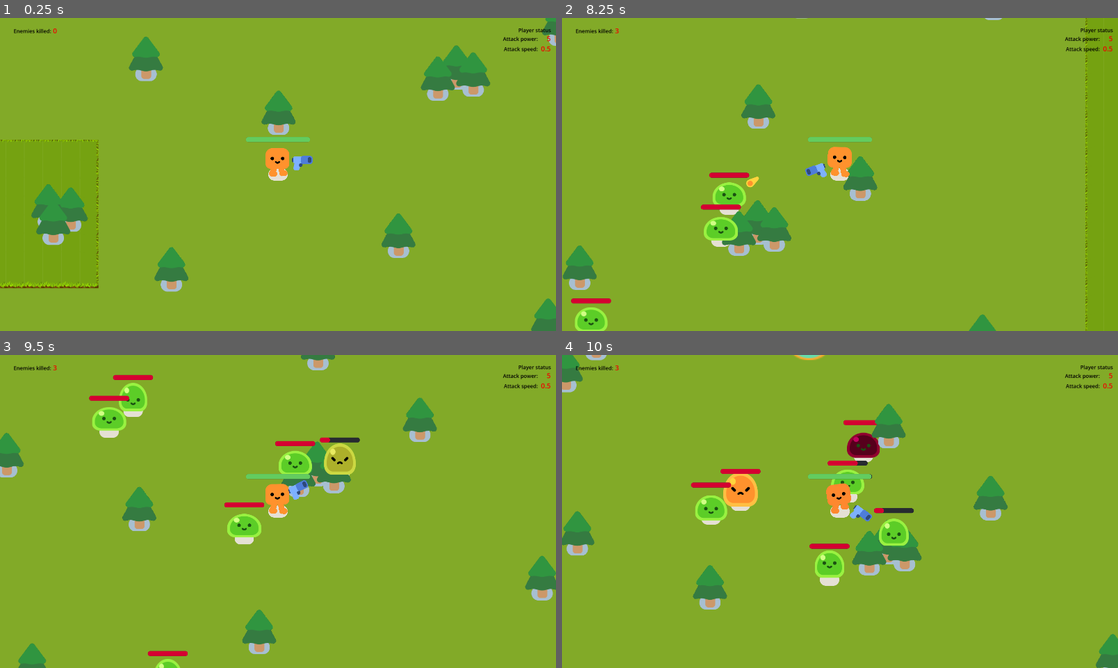
Above: before the commit, frames 1-4 (two rows, left to right).
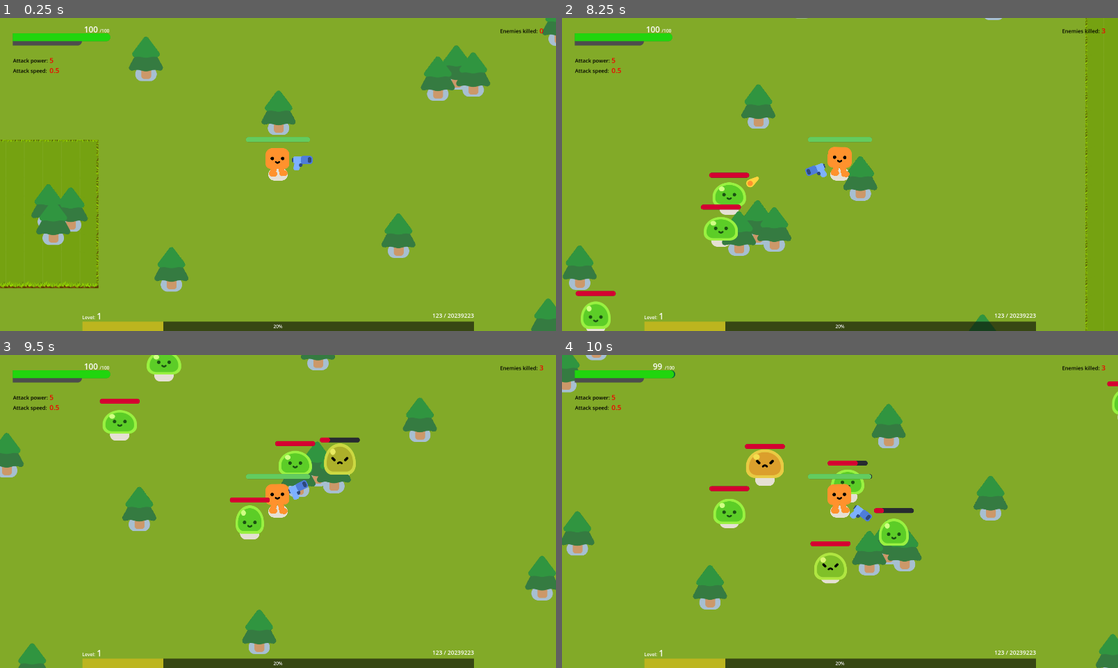
Above: after the commit, the same moments.

Repository: matheus97sm/survivor_game
Game: Godot game, scene res://survivors_game.tscn
Two runs of this game, one before a commit and one after it. Both use one fixed random seed, a clock stepped at 60 frames per second and the inputs below.
Inputs:
- Up to frame 1 (0.25 s): no input
- Up to frame 2 (8.25 s): tap Enter at 0.5 s; hold D (move_right) 0.53-1.28 s; hold S (move_down) 1.28-2.03 s; hold D (move_right) 2.03-2.78 s; hold W (move_up) 2.78-3.53 s; hold A (move_left) 3.53-5.03 s; hold S (move_down) 5.03-5.78 s; hold D (move_right) 5.78-6.53 s; hold W (move_up) 6.53-7.28 s; hold D (move_right) 7.28-8.03 s; hold S (move_down) from 8.03 s (still down)
- Up to frame 3 (9.5 s): release S (move_down) at 8.78 s; hold A (move_left) from 8.78 s (still down)
- Up to frame 4 (10 s): release A (move_left) at 9.53 s; hold W (move_up) from 9.53 s (still down)

The runs differ from the first frame. In frame 1, 3.3% of the frame differs, in the area x 2-100%, y 2-100%; in frame 2, 3.9%; in frame 3, 5.8%; in frame 4, 6.8%, in the area x 2-100%, y 0-100%.

Commit message:
a lot of new improvements

Diff:
--- a/mobs/big_mob.gd
+++ b/mobs/big_mob.gd
@@ -1,16 +1,19 @@
 extends CharacterBody2D
 
 @onready var player = get_node("/root/Game/Player")
-const MOB_SPEED = 220.0
-const MOB_DAMAGE = 5.0
+var mob_speed = 220.0
+var mob_damage = 5.0
 var health = 50.0
+var max_health = 50.0
 
 func _ready() -> void:
 	%Slime.play_walk()
+	%MobHealthBar.max_value = max_health
+	%MobHealthBar.value = health
 
 func _physics_process(delta: float) -> void:
 	var direction = global_position.direction_to(player.global_position)
-	velocity = direction * MOB_SPEED
+	velocity = direction * mob_speed
 	move_and_slide()
 
 func take_damage(damage_value: float) -> void:
@@ -35,3 +38,13 @@
 		var parent = get_parent()
 		if parent.has_method("updateMobsKilled"):
 			parent.updateMobsKilled()
+
+func buff_mob(buff_nivel: int):
+	var health_buff = buff_nivel * 10
+	var damage_buff = buff_nivel * 3
+	var speed_buff = buff_nivel * 2
+
+	max_health += health_buff
+	health += health_buff
+	mob_damage += damage_buff
+	mob_speed += speed_buff
--- a/mobs/fast_mob.gd
+++ b/mobs/fast_mob.gd
@@ -1,16 +1,19 @@
 extends CharacterBody2D
 
 @onready var player = get_node("/root/Game/Player")
-const MOB_SPEED = 400.0
-const MOB_DAMAGE = 2.0
+var mob_speed = 400.0
+var mob_damage = 2.0
 var health = 15.0
+var max_health = 15.0
 
 func _ready() -> void:
 	%FastSlime.play_walk()
+	%MobHealthBar.max_value = max_health
+	%MobHealthBar.value = health
 
 func _physics_process(delta: float) -> void:
 	var direction = global_position.direction_to(player.global_position)
-	velocity = direction * MOB_SPEED
+	velocity = direction * mob_speed
 	move_and_slide()
 
 func take_damage(damage_value: float) -> void:
@@ -35,3 +38,13 @@
 		var parent = get_parent()
 		if parent.has_method("updateMobsKilled"):
 			parent.updateMobsKilled()
+
+func buff_mob(buff_nivel: int):
+	var health_buff = buff_nivel * 3
+	var damage_buff = buff_nivel * 1
+	var speed_buff = buff_nivel * 6
+
+	max_health += health_buff
+	health += health_buff
+	mob_damage += damage_buff
+	mob_speed += speed_buff
--- a/mobs/mob.gd
+++ b/mobs/mob.gd
@@ -2,11 +2,14 @@
 
 @onready var player = get_node("/root/Game/Player")
 const MOB_SPEED = 280.0
-const MOB_DAMAGE = 3.0
+var mob_damage = 3.0
 var health = 20.0
+var max_health = 20.0
 
 func _ready() -> void:
 	%Slime.play_walk()
+	%MobHealthBar.max_value = max_health
+	%MobHealthBar.value = health
 
 func _physics_process(delta: float) -> void:
 	var direction = global_position.direction_to(player.global_position)
@@ -35,3 +38,12 @@
 		var parent = get_parent()
 		if parent.has_method("updateMobsKilled"):
 			parent.updateMobsKilled()
+
+
+func buff_mob(buff_nivel: int):
+	var health_buff = buff_nivel * 4
+	var damage_buff = buff_nivel * 2
+
+	max_health += health_buff
+	health += health_buff
+	mob_damage += damage_buff
--- a/player.gd
+++ b/player.gd
@@ -15,7 +15,7 @@
 	var overlapping_mobs = %HurtBox.get_overlapping_bodies()
 	if overlapping_mobs.size() > 0:
 		for mob in overlapping_mobs:
-			take_damage(mob.MOB_DAMAGE * delta)
+			take_damage(mob.mob_damage * delta)
 		return
 
 	if velocity.length() > 0.0:
@@ -44,6 +44,7 @@
 
 func restore_life():
 	var new_health = health + round(max_health * 0.25)
+	upgrade_sound()
 
 	if new_health < max_health:
 		health = new_health
@@ -52,7 +53,6 @@
 
 	health = max_health
 	update_health_bar()
-	upgrade_sound()
 
 
 func upgrade_life():
@@ -64,6 +64,7 @@
 func update_health_bar():
 	%ProgressBar.value = health
 	%ProgressBar.max_value = max_health
+	get_parent().update_health_indicators(health, max_health)
 
 
 func upgrade_sound():
--- a/survivors_game.gd
+++ b/survivors_game.gd
@@ -9,67 +9,43 @@
 const MAXIMUM_MOB_SPAWN_WAIT_TIME = 0.15
 const MINIMUM_FAST_MOB_SPAWN_WAIT_TIME = 3
 var mobs_killed = 0
+var round = 0
 
 func spawn_mob():
 	var new_mob = preload("res://mobs/mob.tscn").instantiate()
 	var generated_spawn_position = generate_spawn_position(%MobSpawnFollowPath)
 	new_mob.global_position = generated_spawn_position
+	new_mob.buff_mob(round)
 	add_child(new_mob)
 
 
-func generate_spawn_position(follow_path: PathFollow2D):
-	var spawn_position = Vector2(0.0, 0.0)
-	var created_clean_spawn = false
-	var dead_areas = %DeadArea.get_children()
-
-
-	while not created_clean_spawn:
-		%MobSpawnFollowPath.progress_ratio = randf()
-		var is_inside_dead_area = false
-
-		for dead_area in dead_areas:
-			var dead_area_position = dead_area.global_position
-			var dead_area_size = dead_area.shape.size
-			var dead_area_final_position = dead_area_position + dead_area_size
-			var mob_is_inside_x = %MobSpawnFollowPath.global_position.x > dead_area_position.x && %MobSpawnFollowPath.global_position.x < dead_area_final_position.x
-			var mob_is_inside_y = %MobSpawnFollowPath.global_position.y > dead_area_position.y && %MobSpawnFollowPath.global_position.y < dead_area_final_position.y
-
-			if mob_is_inside_x && mob_is_inside_y:
-				is_inside_dead_area = true
-
-		if not is_inside_dead_area:
-			spawn_position = %MobSpawnFollowPath.global_position
-			created_clean_spawn = true
-
-
-	return spawn_position
-
 func spawn_fast_mob():
 	var new_mob = preload("res://mobs/fast_mob.tscn").instantiate()
-	%MobSpawnFollowPath.progress_ratio = randf()
-	new_mob.global_position = %MobSpawnFollowPath.global_position
+	var generated_spawn_position = generate_spawn_position(%MobSpawnFollowPath)
+	new_mob.global_position = generated_spawn_position
+	new_mob.buff_mob(round)
 	add_child(new_mob)
 
 
 func spawn_big_mob():
 	var new_mob = preload("res://mobs/big_mob.tscn").instantiate()
-	%MobSpawnFollowPath.progress_ratio = randf()
-	new_mob.global_position = %MobSpawnFollowPath.global_position
+	var generated_spawn_position = generate_spawn_position(%MobSpawnFollowPath)
+	new_mob.global_position = generated_spawn_position
 	add_child(new_mob)
 
 
 func spawn_upgrades():
 	var random_upgrade = [new_damage_upgrade, new_speed_upgrade, new_shuriken_upgrade].pick_random()
 	var upgrade = random_upgrade.instantiate()
-	%UpgradeSpawnFollowPath.progress_ratio = randf()
-	upgrade.global_position = %UpgradeSpawnFollowPath.global_position
+	var generated_spawn_position = generate_spawn_position(%UpgradeSpawnFollowPath)
+	upgrade.global_position = generated_spawn_position
 	add_child(upgrade)
 
 func spawn_life_upgrades():
 	var random_upgrade = [new_life_restore, new_life_upgrade].pick_random()
 	var upgrade = random_upgrade.instantiate()
-	%UpgradeSpawnFollowPath.progress_ratio = randf()
-	upgrade.global_position = %UpgradeSpawnFollowPath.global_position
+	var generated_spawn_position = generate_spawn_position(%UpgradeSpawnFollowPath)
+	upgrade.global_position = generated_spawn_position
 	add_child(upgrade)
 
 
@@ -100,6 +76,10 @@
 	%SpawnMobTimer.wait_time = MAXIMUM_MOB_SPAWN_WAIT_TIME
 
 
+func _on_increase_round_timeout() -> void:
+	round += 1
+
+
 func _on_player_game_over() -> void:
 	%GameOverScreen.visible = true
 	get_tree().paused = true
@@ -110,7 +90,44 @@
 	%EnemiesKilledCounter.text = str(mobs_killed)
 
 
+func update_health_indicators(health: float, max_health: float):
+	var utils = Utils.new()
+	var new_health_bar_size = 337 + (max_health / 100) * 10
+
+	%HealthBar.value = health
+	%HealthLabel.text = str(round(health))
+
+	%HealthBar.max_value = max_health
+	%HealthBar.size = Vector2(new_health_bar_size, %HealthBar.size.y)
+	%MaxHealthLabel.text = str("/", max_health)
+
 func _on_restart_game_button_button_down() -> void:
 	%GameOverScreen.visible = false
 	get_tree().paused = false
 	get_tree().reload_current_scene()
+
+
+# UTILS
+
+func generate_spawn_position(follow_path: PathFollow2D):
+	var spawn_position
+	var dead_areas = %DeadArea.get_children()
+
+	%MobSpawnFollowPath.progress_ratio = randf()
+	var is_inside_dead_area = false
+
+	for dead_area in dead_areas:
+		var dead_area_position = dead_area.global_position - dead_area.shape.size / 2
+		var dead_area_size = dead_area.shape.size
+		var dead_area_final_position = dead_area_position + dead_area_size
+		var mob_is_inside_x = %MobSpawnFollowPath.global_position.x > dead_area_position.x && %MobSpawnFollowPath.global_position.x < dead_area_final_position.x
+		var mob_is_inside_y = %MobSpawnFollowPath.global_position.y > dead_area_position.y && %MobSpawnFollowPath.global_position.y < dead_area_final_position.y
+
+		if mob_is_inside_x && mob_is_inside_y:
+			is_inside_dead_area = true
+
+	if is_inside_dead_area == true:
+		return generate_spawn_position(follow_path)
+
+	spawn_position = %MobSpawnFollowPath.global_position
+	return spawn_position
--- a/survivors_game.tscn
+++ b/survivors_game.tscn
@@ -1,9 +1,10 @@
-[gd_scene load_steps=17 format=4 uid="uid://cuedqrsns7ts8"]
+[gd_scene load_steps=27 format=4 uid="uid://cuedqrsns7ts8"]
 
 [ext_resource type="PackedScene" uid="uid://rwyfr67y1uc0" path="res://player.tscn" id="1_o3f5r"]
 [ext_resource type="Script" path="res://survivors_game.gd" id="1_w7nd4"]
 [ext_resource type="Texture2D" uid="uid://byqdr576ckmao" path="res://tiles/tilesets.png" id="2_ann6b"]
 [ext_resource type="PackedScene" uid="uid://d2q0nb2qn06qo" path="res://pine_tree.tscn" id="2_m8cib"]
+[ext_resource type="AudioStream" uid="uid://g8m813o31n2i" path="res://sounds/background_music.mp3" id="5_4gw10"]
 
 [sub_resource type="TileSetAtlasSource" id="TileSetAtlasSource_lwo2h"]
 texture = ExtResource("2_ann6b")
@@ -55,15 +56,44 @@
 font_size = 24
 font_color = Color(0.945098, 0, 0, 1)
 
+[sub_resource type="StyleBoxFlat" id="StyleBoxFlat_2ow71"]
+bg_color = Color(0, 0.409861, 0.226881, 1)
+corner_radius_top_right = 20
+corner_radius_bottom_right = 20
+
+[sub_resource type="StyleBoxFlat" id="StyleBoxFlat_n77v6"]
+bg_color = Color(0.129412, 0.835294, 0.054902, 1)
+corner_radius_top_right = 20
+corner_radius_bottom_right = 20
+
+[sub_resource type="LabelSettings" id="LabelSettings_4ch8p"]
+font_size = 28
+
+[sub_resource type="StyleBoxFlat" id="StyleBoxFlat_b502r"]
+bg_color = Color(0.303233, 0.303233, 0.303233, 1)
+corner_radius_bottom_right = 20
+
+[sub_resource type="StyleBoxFlat" id="StyleBoxFlat_r5fyu"]
+bg_color = Color(1.82897e-06, 0.678857, 0.738425, 1)
+
+[sub_resource type="StyleBoxFlat" id="StyleBoxFlat_q5iqk"]
+bg_color = Color(0.0196078, 0.0196078, 0.0196078, 0.6)
+
+[sub_resource type="StyleBoxFlat" id="StyleBoxFlat_amhcl"]
+bg_color = Color(0.736291, 0.709431, 0.122792, 1)
+
+[sub_resource type="LabelSettings" id="LabelSettings_7falc"]
+font_size = 30
+
+[sub_resource type="LabelSettings" id="LabelSettings_utcco"]
+font_size = 20
+
 [sub_resource type="StyleBoxFlat" id="StyleBoxFlat_6x11f"]
 bg_color = Color(0.292808, 0.603911, 0.280455, 1)
 
 [sub_resource type="RectangleShape2D" id="RectangleShape2D_101n5"]
 size = Vector2(763, 707.5)
 
-[sub_resource type="RectangleShape2D" id="RectangleShape2D_g8cdn"]
-size = Vector2(543.898, 188.674)
-
 [sub_resource type="RectangleShape2D" id="RectangleShape2D_5ehaa"]
 size = Vector2(2040, 5056)
 
@@ -72,6 +102,9 @@
 
 [sub_resource type="RectangleShape2D" id="RectangleShape2D_tqdl0"]
 size = Vector2(1657, 5395)
+
+[sub_resource type="RectangleShape2D" id="RectangleShape2D_v7w81"]
+size = Vector2(4684, 1341)
 
 [node name="Game" type="Node2D"]
 y_sort_enabled = true
@@ -219,28 +252,34 @@
 [node name="PineTree34" parent="Trees" instance=ExtResource("2_m8cib")]
 position = Vector2(1779, 1541)
 
-[node name="SpawnMobTimer" type="Timer" parent="."]
-unique_name_in_owner = true
-autostart = true
-
-[node name="SpawnFastMobTimer" type="Timer" parent="."]
+[node name="Timers" type="Node2D" parent="."]
+
+[node name="SpawnMobTimer" type="Timer" parent="Timers"]
+unique_name_in_owner = true
+autostart = true
+
+[node name="SpawnFastMobTimer" type="Timer" parent="Timers"]
 wait_time = 8.0
 autostart = true
 
-[node name="SpawnBigMobTimer" type="Timer" parent="."]
+[node name="SpawnBigMobTimer" type="Timer" parent="Timers"]
+wait_time = 13.0
+autostart = true
+
+[node name="SpawnUpgradeTimer" type="Timer" parent="Timers"]
+wait_time = 10.0
+autostart = true
+
+[node name="SpawnLifeUpgradeTimer" type="Timer" parent="Timers"]
+wait_time = 30.0
+autostart = true
+
+[node name="IncreaseMobSpawnRatio" type="Timer" parent="Timers"]
 wait_time = 15.0
 autostart = true
 
-[node name="SpawnUpgradeTimer" type="Timer" parent="."]
-wait_time = 10.0
-autostart = true
-
-[node name="SpawnLifeUpgradeTimer" type="Timer" parent="."]
-wait_time = 30.0
-autostart = true
-
-[node name="IncreaseMobSpawnRatio" type="Timer" parent="."]
-wait_time = 15.0
+[node name="IncreaseRound" type="Timer" parent="Timers"]
+wait_time = 40.0
 autostart = true
 
 [node name="UI" type="CanvasLayer" parent="."]
@@ -255,9 +294,9 @@
 
 [node name="EnemiesKilledLabel" type="Label" parent="UI/ColorRect"]
 layout_mode = 0
-offset_left = 47.0
+offset_left = 1727.0
 offset_top = 32.0
-offset_right = 177.0
+offset_right = 1857.0
 offset_bottom = 58.0
 text = "Enemies killed:"
 label_settings = SubResource("LabelSettings_8cebq")
@@ -265,60 +304,133 @@
 [node name="EnemiesKilledCounter" type="Label" parent="UI/ColorRect"]
 unique_name_in_owner = true
 layout_mode = 0
-offset_left = 183.0
+offset_left = 1863.0
 offset_top = 27.0
-offset_right = 223.0
+offset_right = 1903.0
 offset_bottom = 61.0
 text = "0"
 label_settings = SubResource("LabelSettings_7o7s0")
 
-[node name="PlayerStatusLabel" type="Label" parent="UI/ColorRect"]
-layout_mode = 0
-offset_left = 1790.0
-offset_top = 29.0
-offset_right = 1920.0
-offset_bottom = 55.0
-text = "Player status"
-label_settings = SubResource("LabelSettings_8cebq")
-
 [node name="AttackPowerLabel" type="Label" parent="UI/ColorRect"]
 layout_mode = 0
-offset_left = 1728.0
-offset_top = 59.0
-offset_right = 1858.0
-offset_bottom = 85.0
+offset_left = 45.0
+offset_top = 134.0
+offset_right = 175.0
+offset_bottom = 160.0
 text = "Attack power:"
 label_settings = SubResource("LabelSettings_8cebq")
-horizontal_alignment = 2
 
 [node name="AttackPowerValueLabel" type="Label" parent="UI/ColorRect"]
 layout_mode = 0
-offset_left = 1862.0
-offset_top = 54.0
-offset_right = 1902.0
-offset_bottom = 88.0
+offset_left = 171.0
+offset_top = 129.0
+offset_right = 211.0
+offset_bottom = 163.0
 text = "0"
 label_settings = SubResource("LabelSettings_7o7s0")
-horizontal_alignment = 2
 
 [node name="AttackSpeedLabel" type="Label" parent="UI/ColorRect"]
 layout_mode = 0
-offset_left = 1728.0
-offset_top = 94.0
-offset_right = 1858.0
-offset_bottom = 120.0
+offset_left = 45.0
+offset_top = 169.0
+offset_right = 175.0
+offset_bottom = 195.0
 text = "Attack speed:"
 label_settings = SubResource("LabelSettings_8cebq")
-horizontal_alignment = 2
 
 [node name="AttackSpeedValueLabel" type="Label" parent="UI/ColorRect"]
 layout_mode = 0
-offset_left = 1862.0
-offset_top = 89.0
-offset_right = 1902.0
-offset_bottom = 123.0
+offset_left = 171.0
+offset_top = 164.0
+offset_right = 211.0
+offset_bottom = 198.0
 text = "0"
 label_settings = SubResource("LabelSettings_7o7s0")
+
+[node name="HealthBar" type="ProgressBar" parent="UI/ColorRect"]
+unique_name_in_owner = true
+layout_mode = 0
+offset_left = 44.0
+offset_top = 53.0
+offset_right = 381.0
+offset_bottom = 80.0
+theme_override_styles/background = SubResource("StyleBoxFlat_2ow71")
+theme_override_styles/fill = SubResource("StyleBoxFlat_n77v6")
+value = 100.0
+show_percentage = false
+
+[node name="MaxHealthLabel" type="Label" parent="UI/ColorRect/HealthBar"]
+unique_name_in_owner = true
+layout_mode = 0
+anchor_left = 0.869436
+anchor_top = -0.777778
+anchor_right = 0.994065
+anchor_bottom = 0.0740741
+text = "/100"
+horizontal_alignment = 2
+metadata/_edit_use_anchors_ = true
+
+[node name="HealthLabel" type="Label" parent="UI/ColorRect/HealthBar"]
+unique_name_in_owner = true
+layout_mode = 0
+anchor_left = 0.706231
+anchor_top = -1.22222
+anchor_right = 0.872404
+anchor_bottom = 0.222222
+text = "100"
+label_settings = SubResource("LabelSettings_4ch8p")
+horizontal_alignment = 2
+metadata/_edit_use_anchors_ = true
+
+[node name="ManaBar" type="ProgressBar" parent="UI/ColorRect"]
+layout_mode = 0
+offset_left = 44.0
+offset_top = 80.0
+offset_right = 283.0
+offset_bottom = 95.0
+theme_override_styles/background = SubResource("StyleBoxFlat_b502r")
+theme_override_styles/fill = SubResource("StyleBoxFlat_r5fyu")
+show_percentage = false
+
+[node name="ExpBar" type="ProgressBar" parent="UI/ColorRect"]
+layout_mode = 1
+anchors_preset = 7
+anchor_left = 0.5
+anchor_top = 1.0
+anchor_right = 0.5
+anchor_bottom = 1.0
+offset_left = -676.0
+offset_top = -33.0
+offset_right = 677.0
+grow_horizontal = 2
+grow_vertical = 0
+theme_override_styles/background = SubResource("StyleBoxFlat_q5iqk")
+theme_override_styles/fill = SubResource("StyleBoxFlat_amhcl")
+value = 20.71
+
+[node name="LevelLabel" type="Label" parent="UI/ColorRect/ExpBar"]
+layout_mode = 0
+offset_top = -26.0
+offset_right = 40.0
+offset_bottom = -3.0
+text = "Level: "
+
+[node name="LevelValue" type="Label" parent="UI/ColorRect/ExpBar"]
+offset_left = 49.5
+offset_top = -40.0
+offset_right = 98.5
+offset_bottom = 2.0
+text = "1"
+label_settings = SubResource("LabelSettings_7falc")
+
+[node name="ExpLabel" type="Label" parent="UI/ColorRect/ExpBar"]
+layout_mode = 0
+offset_left = 1198.5
+offset_top = -35.0
+offset_right = 1352.5
+offset_bottom = -7.0
+text = "123 / 20239223"
+label_settings = SubResource("LabelSettings_utcco")
 horizontal_alignment = 2
 
 [node name="GameOverScreen" type="CanvasLayer" parent="."]
@@ -375,11 +487,6 @@
 position = Vector2(97.5, 704.75)
 shape = SubResource("RectangleShape2D_101n5")
 
-[node name="CollisionShape2D" type="CollisionShape2D" parent="DeadArea"]
-position = Vector2(1040, 2426)
-scale = Vector2(10.16, 7.24)
-shape = SubResource("RectangleShape2D_g8cdn")
-
 [node name="CollisionShape2D2" type="CollisionShape2D" parent="DeadArea"]
 position = Vector2(-1678, 561)
 shape = SubResource("RectangleShape2D_5ehaa")
@@ -392,12 +499,23 @@
 position = Vector2(3539.5, 406.5)
 shape = SubResource("RectangleShape2D_tqdl0")
 
+[node name="CollisionShape2D" type="CollisionShape2D" parent="DeadArea"]
+position = Vector2(1112, 2436.5)
+shape = SubResource("RectangleShape2D_v7w81")
+
+[node name="BgMusic2" type="AudioStreamPlayer" parent="."]
+stream = ExtResource("5_4gw10")
+volume_db = -10.0
+autoplay = true
+parameters/looping = true
+
 [connection signal="game_over" from="Player" to="." method="_on_player_game_over"]
 [connection signal="weapon_upgrade" from="Player" to="Player" method="_on_weapon_upgrade"]
-[connection signal="timeout" from="SpawnMobTimer" to="." method="_on_spawn_mob_timer_timeout"]
-[connection signal="timeout" from="SpawnFastMobTimer" to="." method="_on_spawn_fast_mob_timer_timeout"]
-[connection signal="timeout" from="SpawnBigMobTimer" to="." method="_on_spawn_big_mob_timer_timeout"]
-[connection signal="timeout" from="SpawnUpgradeTimer" to="." method="_on_spawn_upgrade_timer_timeout"]
-[connection signal="timeout" from="SpawnLifeUpgradeTimer" to="." method="_on_spawn_life_upgrade_timer_timeout"]
-[connection signal="timeout" from="IncreaseMobSpawnRatio" to="." method="_on_increase_mob_spawn_ratio_timeout"]
+[connection signal="timeout" from="Timers/SpawnMobTimer" to="." method="_on_spawn_mob_timer_timeout"]
+[connection signal="timeout" from="Timers/SpawnFastMobTimer" to="." method="_on_spawn_fast_mob_timer_timeout"]
+[connection signal="timeout" from="Timers/SpawnBigMobTimer" to="." method="_on_spawn_big_mob_timer_timeout"]
+[connection signal="timeout" from="Timers/SpawnUpgradeTimer" to="." method="_on_spawn_upgrade_timer_timeout"]
+[connection signal="timeout" from="Timers/SpawnLifeUpgradeTimer" to="." method="_on_spawn_life_upgrade_timer_timeout"]
+[connection signal="timeout" from="Timers/IncreaseMobSpawnRatio" to="." method="_on_increase_mob_spawn_ratio_timeout"]
+[connection signal="timeout" from="Timers/IncreaseRound" to="." method="_on_increase_round_timeout"]
 [connection signal="button_down" from="GameOverScreen/ColorRect/RestartGameButton" to="." method="_on_restart_game_button_button_down"]
--- a/weapon/shuriken_attack.gd
+++ b/weapon/shuriken_attack.gd
@@ -1,6 +1,8 @@
 extends Area2D
 
 
+const MAX_ATTACK_DAMAGE = 40
+const MAX_ATTACK_SPEED = 5
 var attack_damage = 0.0
 var attack_speed = 0.0
 
@@ -24,5 +26,14 @@
 		attack_speed = 1
 		return
 
-	attack_damage += roundf(attack_damage * 0.35)
-	attack_speed += attack_speed * 0.2
+	var new_attack_damage = attack_damage + roundf(attack_damage * 0.35)
+	var new_attack_speed = attack_speed + attack_speed * 0.2
+
+	if new_attack_damage > MAX_ATTACK_DAMAGE:
+		new_attack_damage = MAX_ATTACK_DAMAGE
+
+	if new_attack_speed > MAX_ATTACK_SPEED:
+		new_attack_speed = MAX_ATTACK_SPEED
+
+	attack_damage = new_attack_damage
+	attack_speed = new_attack_speed
--- a/weapon/upgrade_shuriken.gd
+++ b/weapon/upgrade_shuriken.gd
@@ -2,6 +2,6 @@
 
 
 func _on_body_entered(body: Node2D) -> void:
-	if body.has_method("upgrade_weapon"):
+	if body.has_method("upgrade_shuriken"):
 		queue_free()
 		body.upgrade_shuriken()
Not shown, changed: export_presets.cfg
Not shown, added: sounds/background_music.mp3.import
Not shown, added: cabeleidrede-game.exe.pck
Not shown, added: cabeleidrede-game.pck
Not shown, added: sounds/background_music.mp3
